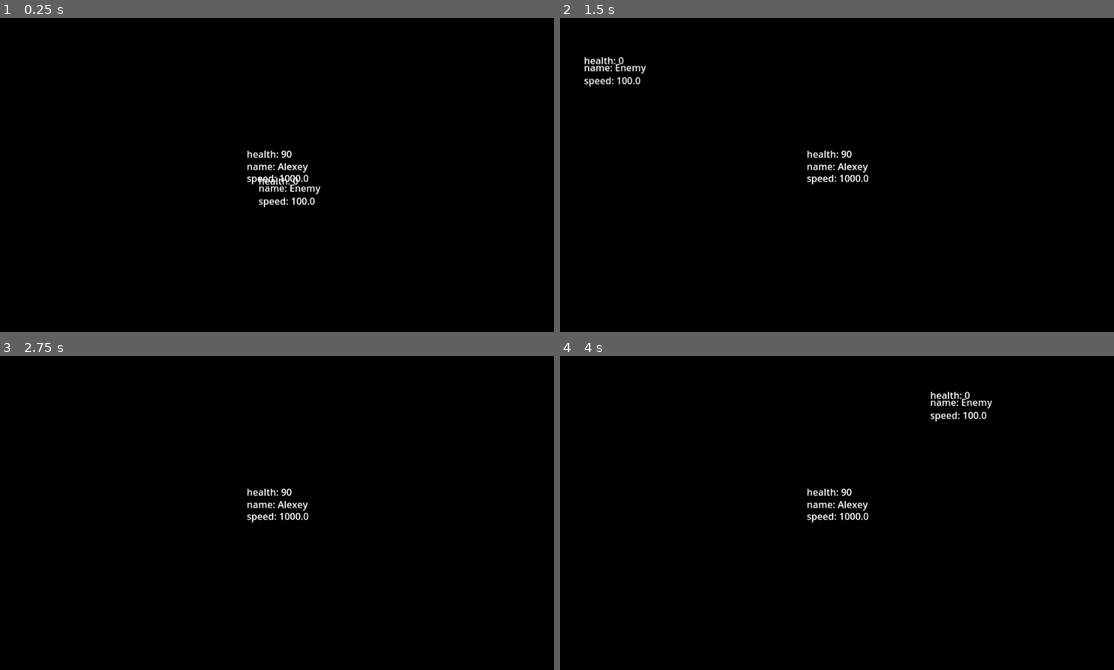
Above: before the commit, frames 1-4 (two rows, left to right).
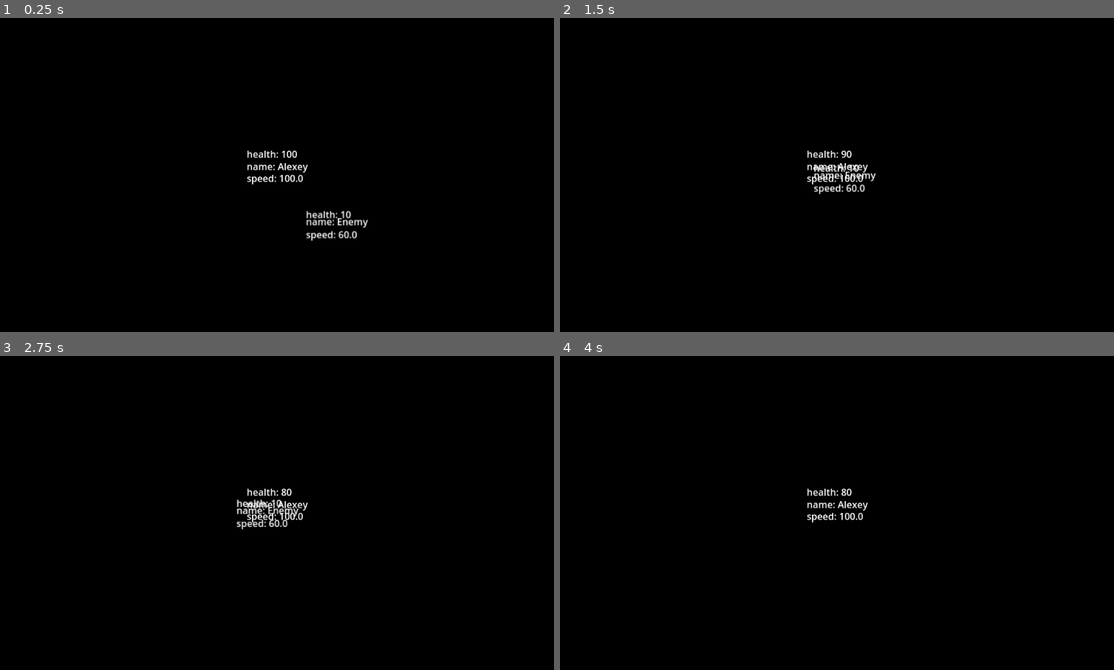
Above: after the commit, the same moments.

Repository: xxxxx-community/TheAihopGG-godot-wild-jam-80
Game: Godot game, scene res://scenes/objects/world/world.tscn
Two runs of this game, one before a commit and one after it. Both use one fixed random seed, a clock stepped at 60 frames per second and the inputs below.
Inputs (mouse positions are in pixels of both pictures, inside the frame that each line leads up to):
- Up to frame 1 (0.25 s): no input
- Up to frame 2 (1.5 s): move the mouse to (947, 178) at 0.52 s; hold D (move_right) 0.53-1.28 s; tap 1 (select_weapon_1) at 0.6 s; move the mouse to (698, 212) at 1.27 s; hold Down (move_down) from 1.28 s (still down); tap 2 (select_weapon_2) at 1.35 s
- Up to frame 3 (2.75 s): move the mouse to (315, 456) at 2.02 s; release Down (move_down) at 2.03 s; hold D (move_right) from 2.03 s (still down); tap 3 (select_weapon_3) at 2.1 s
- Up to frame 4 (4 s): move the mouse to (787, 604) at 2.77 s; release D (move_right) at 2.78 s; hold Up (move_up) 2.78-3.53 s; click (787, 604) at 2.85 s; move the mouse to (997, 585) at 3.52 s; hold A (move_left) from 3.53 s (still down); tap 1 (select_weapon_1) at 3.6 s

The runs differ from the first frame. In frame 1, 0.9% of the frame differs, in the area x 46-67%, y 42-72%; in frame 2, 0.8%; in frame 3, 0.5%; in frame 4, 0.5%.

Commit message:
feat: physic layers

Diff:
--- a/project.godot
+++ b/project.godot
@@ -81,6 +81,14 @@
 ]
 }
 
+[layer_names]
+
+2d_physics/layer_1="world_borders"
+2d_physics/layer_2="character"
+2d_physics/layer_3="enemy"
+2d_physics/layer_4="player"
+2d_physics/layer_5="bullet"
+
 [rendering]
 
 environment/defaults/default_clear_color=Color(0, 0, 0, 1)
--- a/scenes/characters/character/character.tscn
+++ b/scenes/characters/character/character.tscn
@@ -4,6 +4,7 @@
 [ext_resource type="PackedScene" uid="uid://b0s4csym8bf2n" path="res://scenes/components/health_component/health_component.tscn" id="2_y0djf"]
 
 [node name="Character" type="CharacterBody2D" groups=["character"]]
+collision_layer = 2
 script = ExtResource("1_fnnly")
 show_health_label = true
 show_name_label = true
--- a/scenes/characters/enemies/enemy/enemy.tscn
+++ b/scenes/characters/enemies/enemy/enemy.tscn
@@ -9,6 +9,7 @@
 radius = 19.0263
 
 [node name="Enemy" groups=["enemy"] instance=ExtResource("1_8ucer")]
+collision_layer = 6
 script = ExtResource("2_gkyfy")
 collide_damage = 10
 collide_damage_duration = 1.0
@@ -25,6 +26,8 @@
 
 [node name="AttackArea" type="Area2D" parent="." index="6"]
 unique_name_in_owner = true
+collision_layer = 0
+collision_mask = 2
 
 [node name="CollisionShape2D" type="CollisionShape2D" parent="AttackArea" index="0"]
 shape = SubResource("CircleShape2D_t2ilc")
--- a/scenes/characters/player/player.tscn
+++ b/scenes/characters/player/player.tscn
@@ -9,6 +9,7 @@
 [sub_resource type="CircleShape2D" id="CircleShape2D_686vu"]
 
 [node name="Player" node_paths=PackedStringArray("weapons") groups=["player"] instance=ExtResource("1_7uws0")]
+collision_layer = 10
 script = ExtResource("2_t61fv")
 weapons = [NodePath("Weapons/PlayerWeapon"), NodePath("Weapons/LaserWeapon")]
 default_weapon_index = 0
--- a/scenes/objects/bullets/bullet/bullet.tscn
+++ b/scenes/objects/bullets/bullet/bullet.tscn
@@ -3,10 +3,14 @@
 [ext_resource type="Script" uid="uid://bdmypurkybven" path="res://scenes/objects/bullets/bullet/bullet.gd" id="1_rcpd2"]
 
 [node name="Bullet" type="CharacterBody2D"]
+collision_layer = 0
+collision_mask = 2
 script = ExtResource("1_rcpd2")
 
 [node name="AttackArea" type="Area2D" parent="."]
 unique_name_in_owner = true
+collision_layer = 0
+collision_mask = 2
 
 [node name="CollisionShape2D" type="CollisionShape2D" parent="AttackArea"]
 debug_color = Color(0.485295, 0.435195, 1, 0.42)
--- a/scenes/objects/world/world.tscn
+++ b/scenes/objects/world/world.tscn
@@ -11,10 +11,14 @@
 
 [node name="WorldBorders" parent="." instance=ExtResource("3_3kq53")]
 unique_name_in_owner = true
+collision_mask = 2
 
 [node name="Characters" type="Node" parent="."]
 
 [node name="Player" parent="Characters" instance=ExtResource("3_neq0c")]
-speed = 1000.0
 
 [node name="Enemy" parent="Characters" instance=ExtResource("4_neq0c")]
+position = Vector2(91, 89)
+speed = 60.0
+health = 10
+max_health = 10
